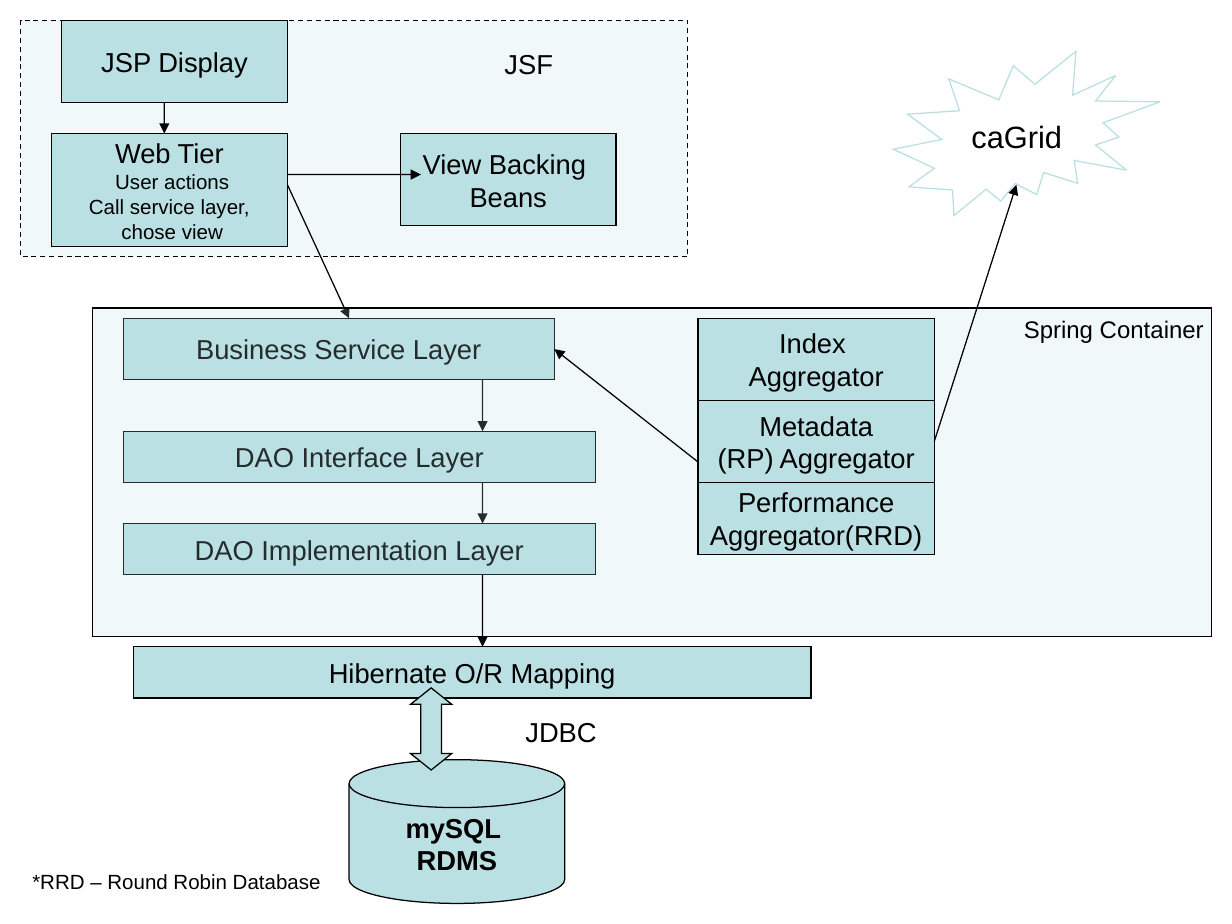
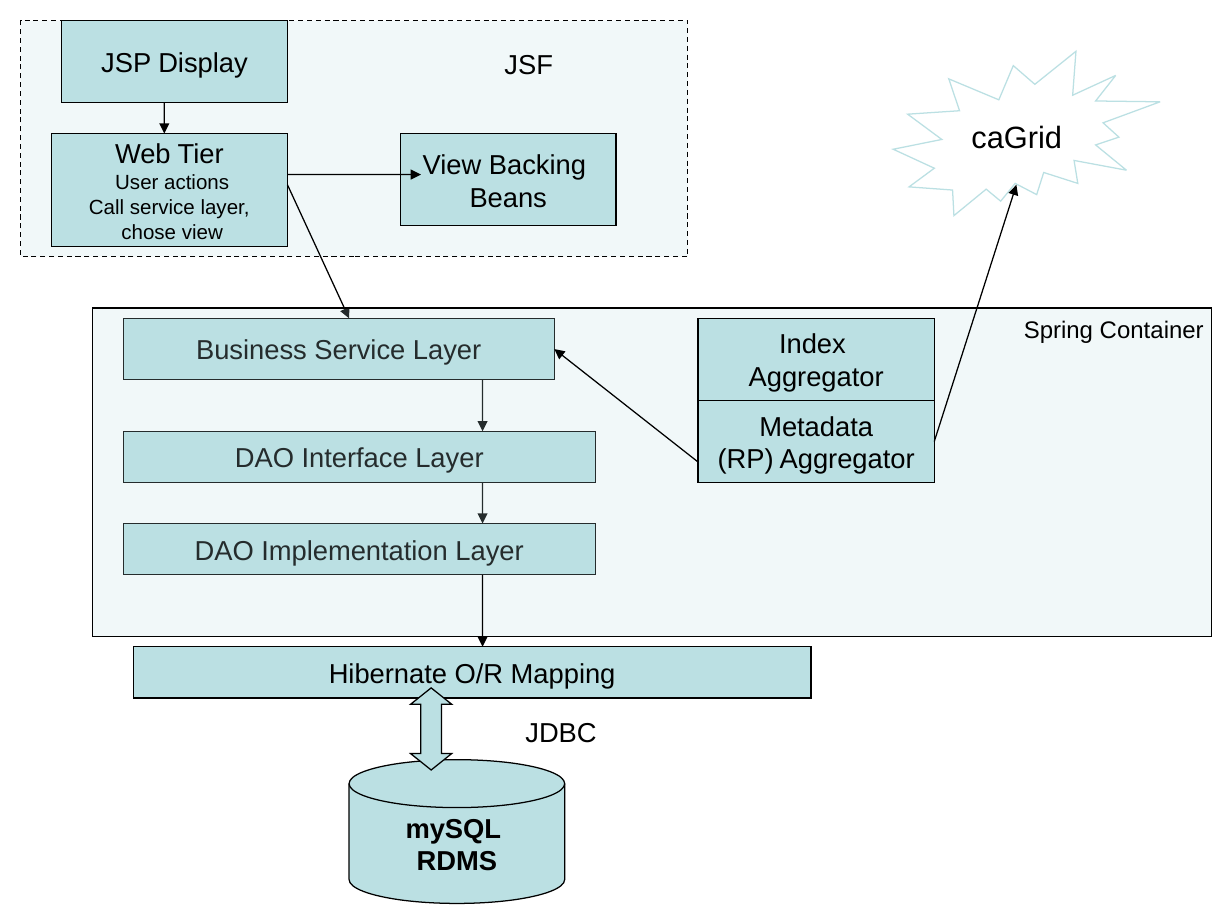
Before and after one commit to NCIP/cagrid-portal, a slide deck: slide 4 of cagrid-1-0/Documentation/docs/portal/AppLayerDiagram.ppt. Drawn at 1232x924 pixels with LibreOffice and Linux fonts; fonts in the diff are those of the drawing. Boxes give left, top, right and bottom in pixels: in the first picture for what was removed or moved away, otherwise in the second. Text is boxed around its words. In the diff, an @@ line names an element or a change of style, - is before the commit and + after.

```diff
--- a/cagrid-1-0/Documentation/docs/portal/AppLayerDiagram.ppt
+++ b/cagrid-1-0/Documentation/docs/portal/AppLayerDiagram.ppt
@@ rectangle removed at <box>699,483,935,554</box> @@
-Performance
-Aggregator(RRD)
@@ text removed at <box>32,874,321,890</box> @@
-*RRD – Round Robin Database
```
Also in this commit, not shown: 3 other files.
